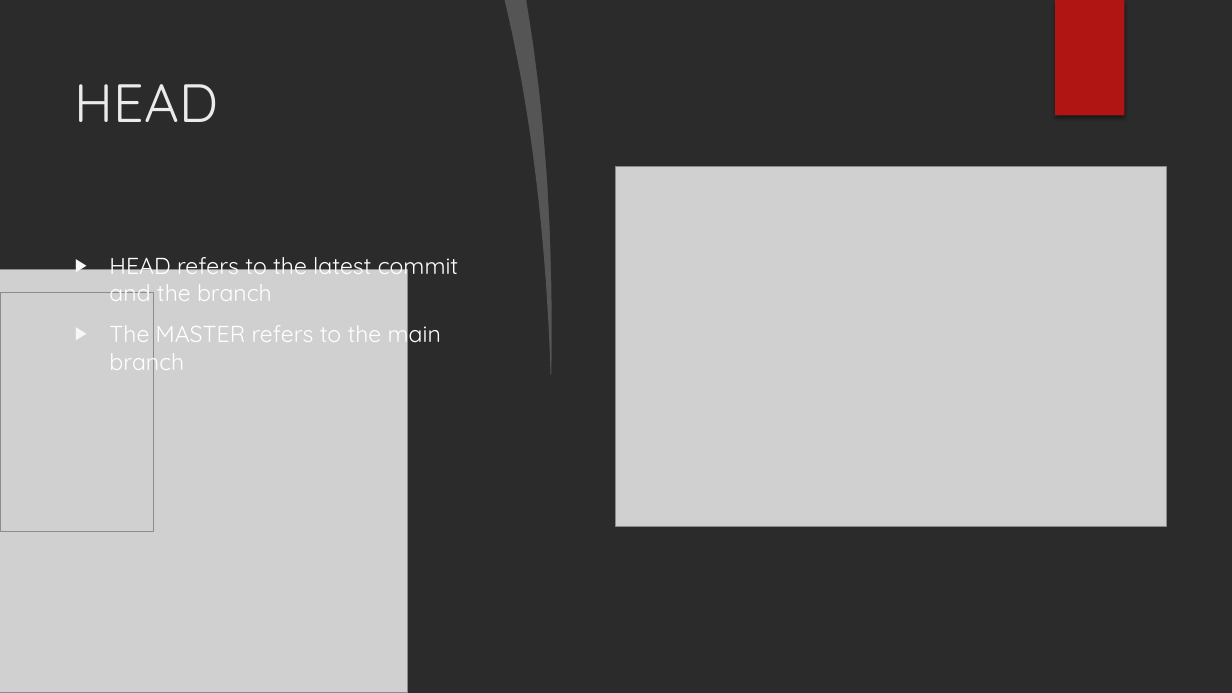
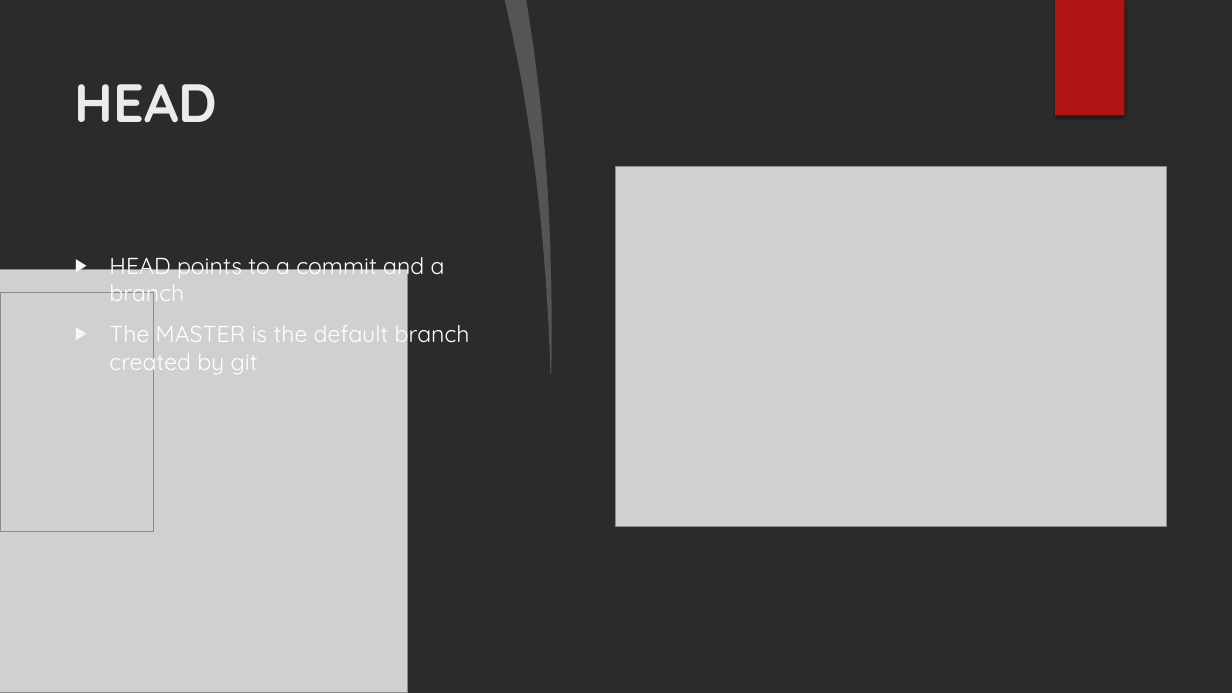
Before and after one commit to vmmunoz4/CS319-FinalProject, a slide deck: slide 7 of Git_Presentation.pptx (slide 6 before the commit). Drawn at 1232x693 pixels with LibreOffice and Linux fonts; fonts in the diff are those of the drawing; grey boxes stand for pictures; background and template pictures are left out; a plain dark background stands for a picture behind light text. Boxes give left, top, right and bottom in pixels: in the first picture for what was removed or moved away, otherwise in the second. Text is boxed around its words. In the diff, an @@ line names an element or a change of style, - is before the commit and + after.

Commit message:
added slides on branching.  Corrected format and did spell check

```diff
--- a/Git_Presentation.pptx
+++ b/Git_Presentation.pptx
@@ title "HEAD" at (x1=75, y1=84, x2=218, y2=123): bold on @@
@@ text at (x1=109, y1=257, x2=470, y2=376): text changed @@
-▶ HEAD refers to the latest commit and the branch
-▶ The MASTER refers to the main branch
+▶ HEAD points to a commit and a branch
+▶ The MASTER is the default branch created by git
```
Also in this commit, not shown: 8 other slides changed, 3 slides added, 2 other files.
